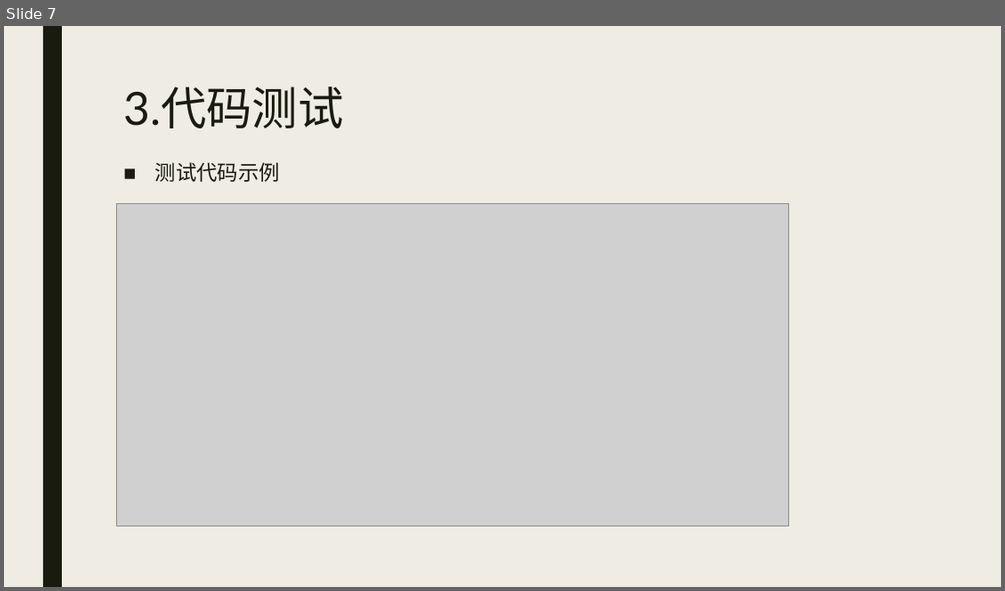
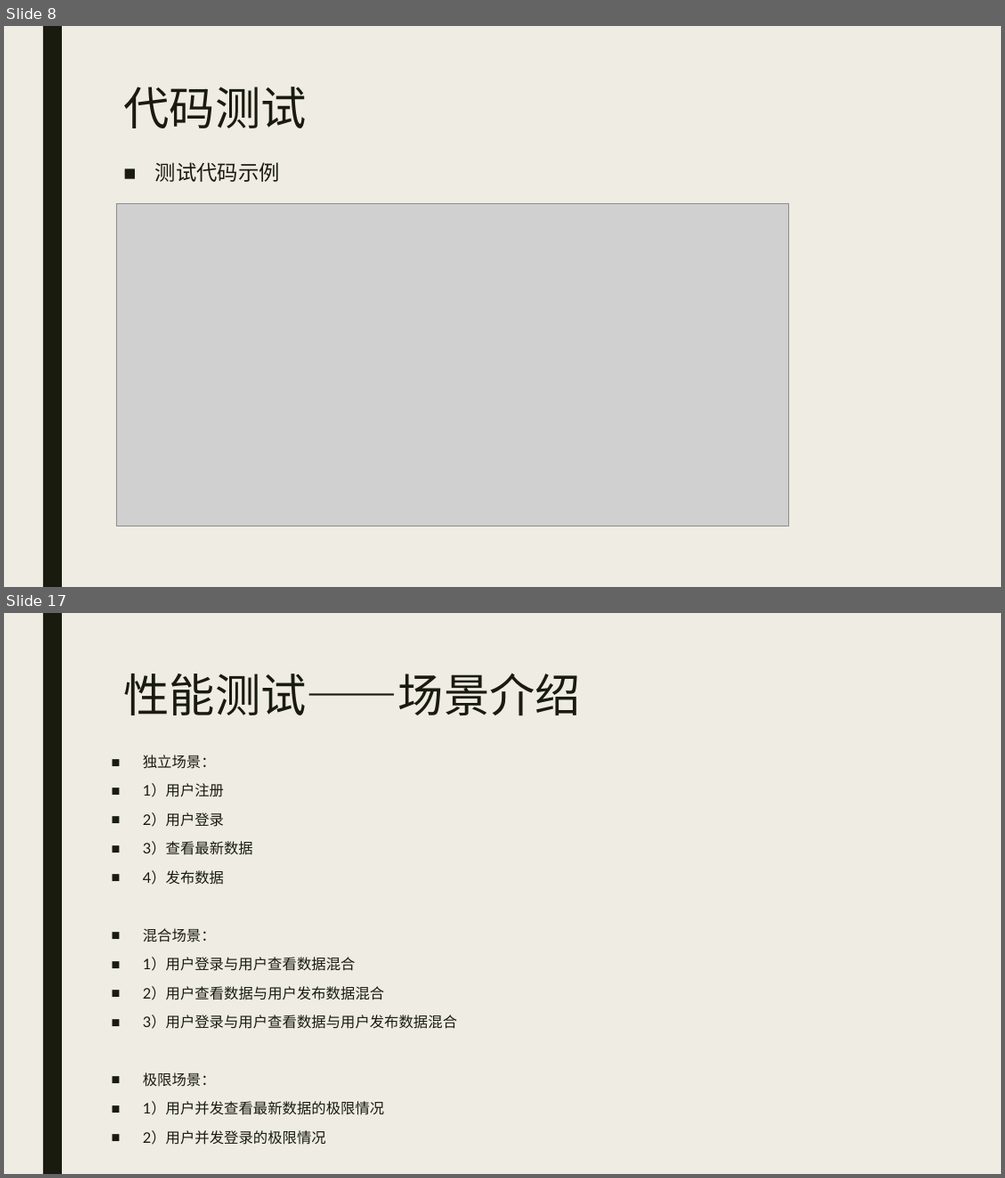
Before and after one commit to DestinyCoderWY/Timeline, a slide deck: 7.展示PPT/Timeline展示PPT.pptx. Shown one above the other, each under a label of ours: slide 7 before the commit, slides 8 and 17 after it; the slides between them are not shown. The pictures are 1005x591 and 1005x1178 pixels, drawn with LibreOffice and Linux fonts; fonts in the diff are those of the drawing; grey boxes stand for pictures. Boxes give left, top, right and bottom in pixels: in the first picture for what was removed or moved away, otherwise in the second. Text is boxed around its words. In the diff, an @@ line names an element or a change of style, - is before the commit and + after.

```diff
--- a/7.展示PPT/Timeline展示PPT.pptx
+++ b/7.展示PPT/Timeline展示PPT.pptx
@@ slide 17 added at <box>4,613,1001,1174</box>, background #EFEDE3; not listed: 1 template element that a slide beside it also shows @@
@@ title added at <box>123,673,581,716</box>, 44 pt, text #191B0E @@
+性能测试——场景介绍
@@ text added at <box>143,755,457,1144</box>, 14 pt, text #191B0E @@
+■ 独立场景：
+■ 1）用户注册
+■ 2）用户登录
+■ 3）查看最新数据
+■ 4）发布数据
+■ 混合场景：
+■ 1）用户登录与用户查看数据混合
+■ 2）用户查看数据与用户发布数据混合
+■ 3）用户登录与用户查看数据与用户发布数据混合
+■ 极限场景：
+■ 1）用户并发查看最新数据的极限情况
+■ 2）用户并发登录的极限情况
@@ what was slide 7 is now slide 8 @@
@@ slide 8 changed as well @@
@@ title at <box>123,87,306,128</box>: text changed @@
-3.代码测试
+代码测试
```
Also in this commit, not shown: 2 other slides changed, 15 other slides added, 19 slides removed, 1 other file.
